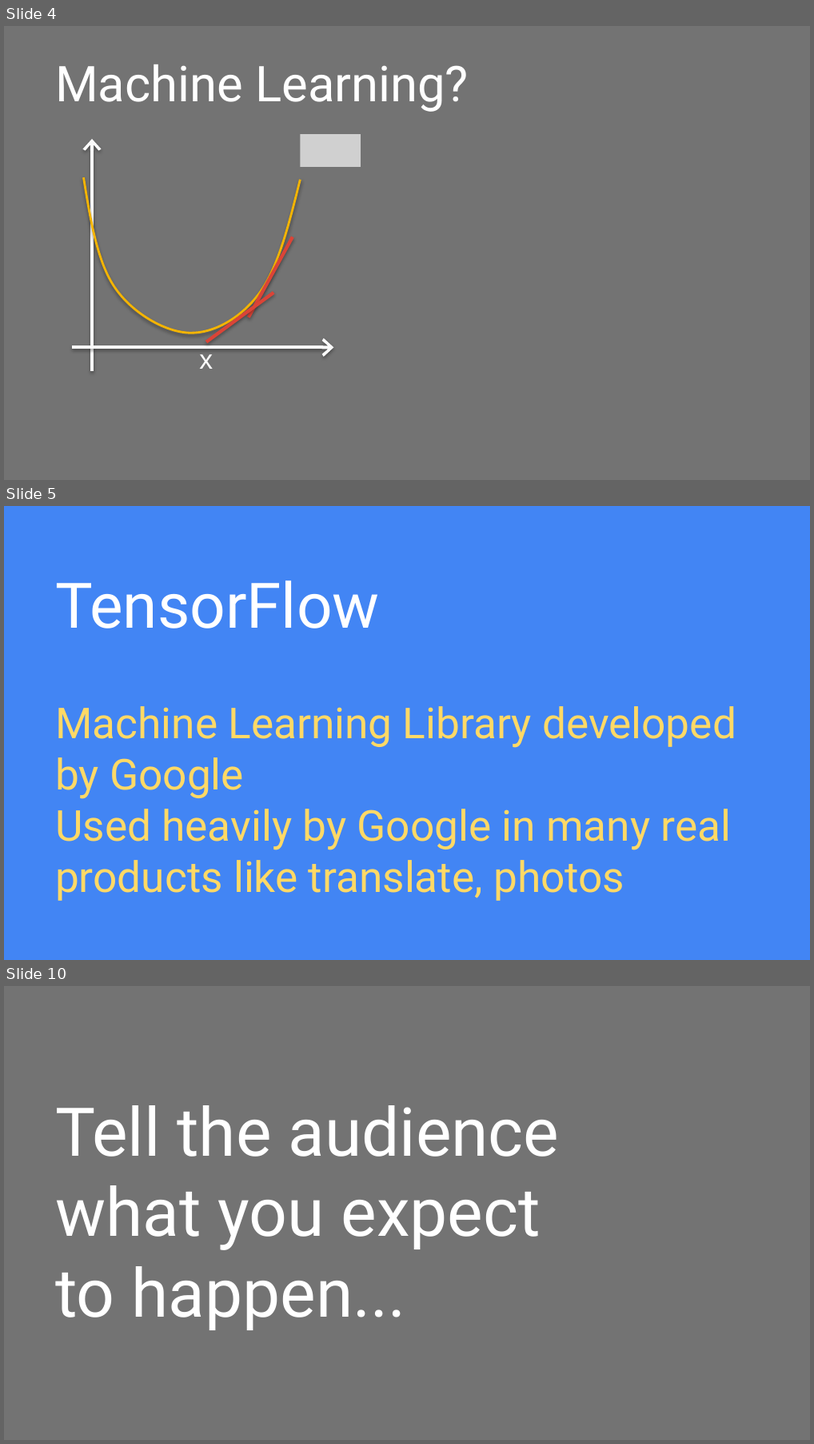
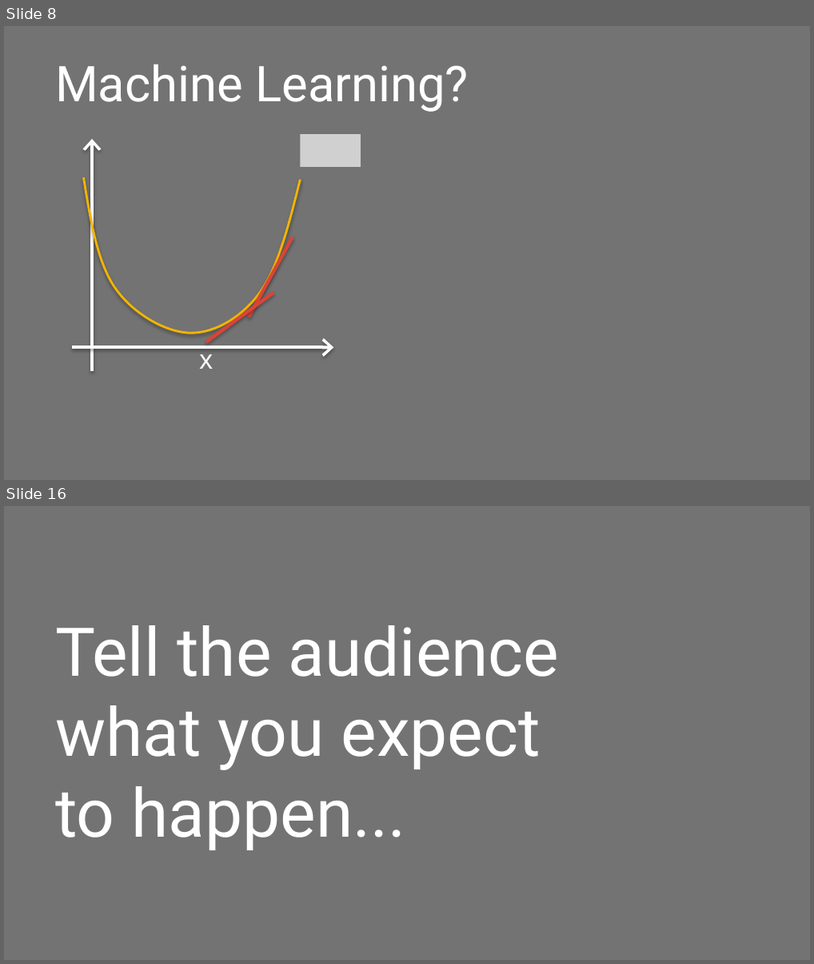
Before and after one commit to juxiangwu/ML, a slide deck: TensorFlow.pptx. Shown one above the other, each under a label of ours: slides 4, 5 and 10 before the commit, slides 8 and 16 after it; the slides between them are not shown. The pictures are 814x1444 and 814x964 pixels, drawn with LibreOffice and Linux fonts; fonts in the diff are those of the drawing; grey boxes stand for pictures. Boxes give left, top, right and bottom in pixels: in the first picture for what was removed or moved away, otherwise in the second. Text is boxed around its words. In the diff, an @@ line names an element or a change of style, - is before the commit and + after.

Commit message:
Adds tensorflow related slides

```diff
--- a/TensorFlow.pptx
+++ b/TensorFlow.pptx
@@ slide 5 removed at <box>4,506,810,960</box>, background #4285F4 @@
@@ title removed at <box>55,580,380,628</box> @@
-TensorFlow
@@ title removed at <box>55,706,737,900</box> @@
-Machine Learning Library developed by Google
-Used heavily by Google in many real products like translate, photos
@@ what was slide 4 is now slide 8 @@
@@ what was slide 10 is now slide 16 @@
```
Also in this commit, not shown: 3 slides changed, 9 slides added, 3 other slides removed, 1 other file.
